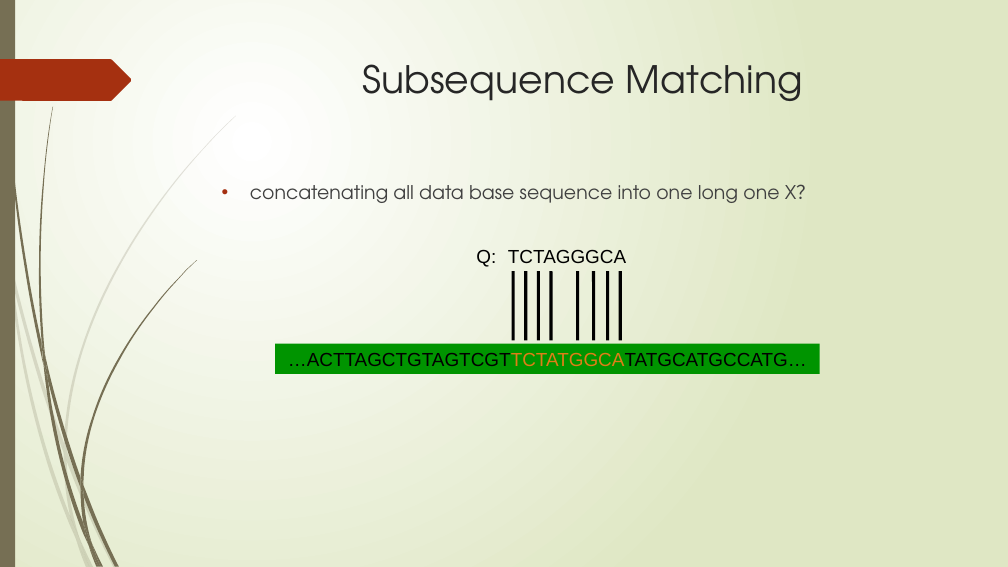
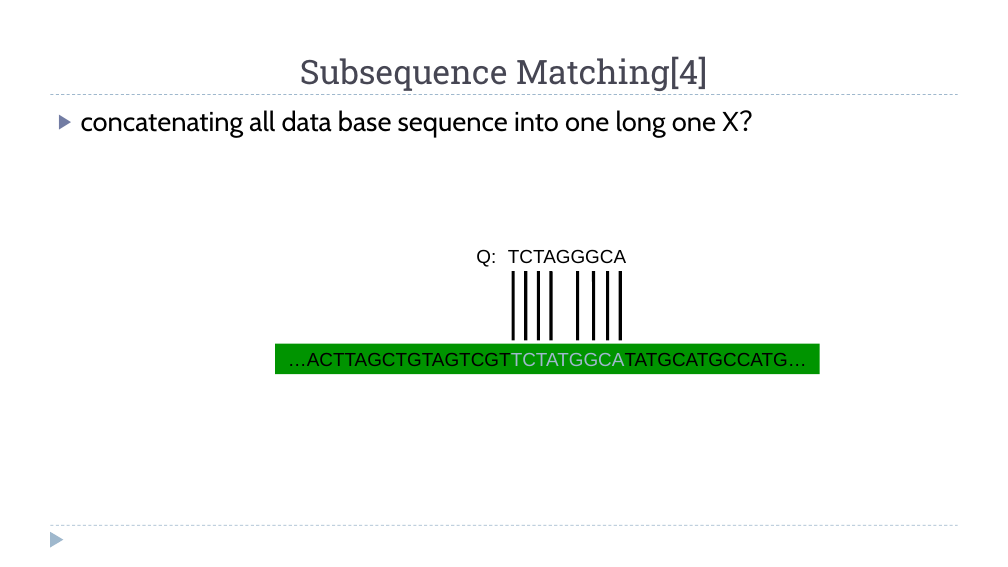
Before and after one commit to zixiaojindao/time-series-survey, a slide deck: slide 27 of slide/tsdm.pptx. Drawn at 1008x567 pixels with LibreOffice and Linux fonts; fonts in the diff are those of the drawing. Boxes give left, top, right and bottom in pixels: in the first picture for what was removed or moved away, otherwise in the second. Text is boxed around its words. In the diff, an @@ line names an element or a change of style, - is before the commit and + after.

```diff
--- a/slide/tsdm.pptx
+++ b/slide/tsdm.pptx
@@ background gradient #FFFFFF to #DFE8C4 to #FFFFFF @@
@@ rectangle removed at bbox=[0, 0, 15, 567] @@
@@ title "Subsequence Matching[4]" at bbox=[300, 56, 708, 91]: vertical alignment top to bottom @@
@@ freeform shape removed at bbox=[0, 59, 132, 101] @@
@@ title at bbox=[300, 56, 708, 91]: text changed; size 36 to 32 pt; font TeX Gyre Adventor to Roboto Slab; text colour #262626 to #464653 @@
-Subsequence Matching
+Subsequence Matching[4]
@@ text "concatenating all data base sequence ...": place and size @@
-text "concatenating all data base sequence ..." at bbox=[250, 184, 816, 203]
+text "concatenating all data base sequence ..." at bbox=[81, 110, 766, 137]
@@ text "concatenating all data base sequence ..." at bbox=[81, 110, 766, 137]: size 18 to 26 pt, font TeX Gyre Adventor to Cabin, text colour #404040 to #000000; bullet • to ▶; less space between paragraphs; bullet colour #A53010 to #727CA3 @@
@@ line added from (51, 95) to (958, 95), #9FB8CD 0.75 pt dashed @@
@@ rectangle "…ACTTAGCTGTAGTCGTTCTATGGCATATGCATGCCATG…" at bbox=[275, 344, 820, 374]: text colour #DE7E18 to #9FB8CD in "…ACTTAGCTGTAGTCGTTCTATGGCATATGCATGCCATG…" @@
@@ triangle added at bbox=[50, 532, 64, 548], fill #9FB8CD @@
@@ line added from (51, 526) to (958, 526), #9FB8CD 0.75 pt dashed @@
@@ group removed at bbox=[0, 116, 236, 567]: 10 freeform shapes @@
@@ group removed at bbox=[2, 0, 197, 567]: 12 freeform shapes @@
```
Also in this commit, not shown: 42 other slides changed, 7 slides added, 13 slides removed, 4 other files.
